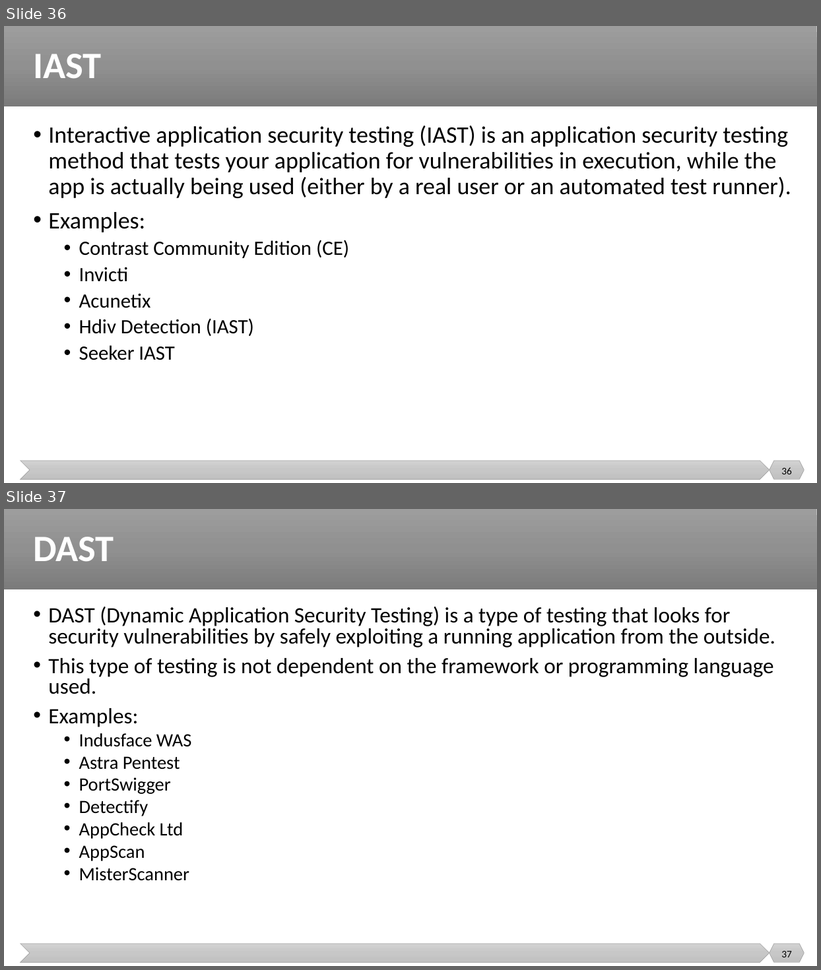
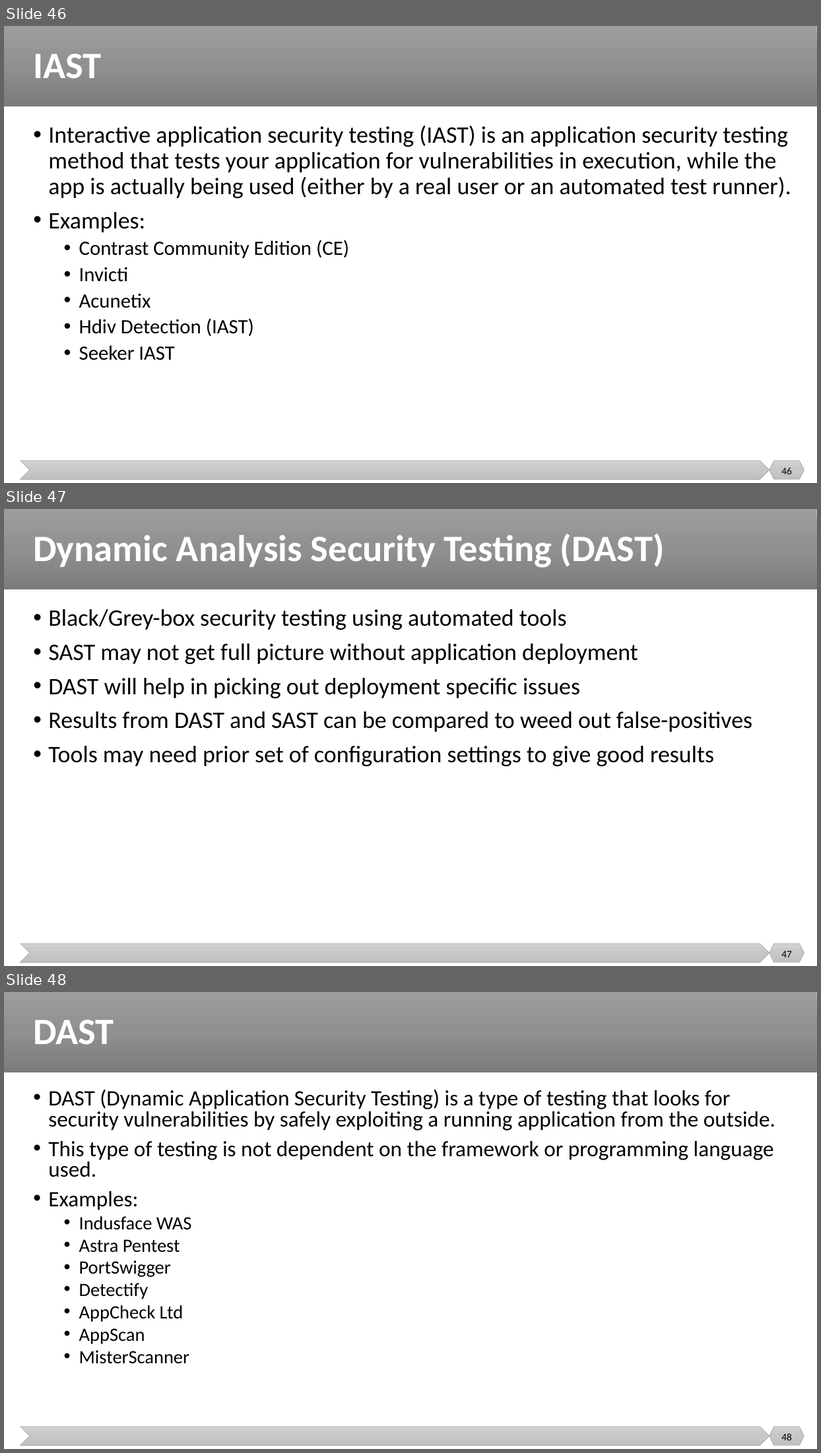
Before and after one commit to malenezi/malenezi, a slide deck: SE489/Lectures/9-DevSecOps/DevSecOps.pptx. Shown one above the other, each under a label of ours: slides 36 and 37 before the commit, slides 46, 47 and 48 after it. The pictures are 821x970 and 821x1453 pixels, drawn with LibreOffice and Linux fonts; fonts in the diff are those of the drawing. Boxes give left, top, right and bottom in pixels: in the first picture for what was removed or moved away, otherwise in the second. Text is boxed around its words. In the diff, an @@ line names an element or a change of style, - is before the commit and + after.

```diff
--- a/SE489/Lectures/9-DevSecOps/DevSecOps.pptx
+++ b/SE489/Lectures/9-DevSecOps/DevSecOps.pptx
@@ slide 47 added at bbox=[4, 509, 817, 966], background #FFFFFF; not listed: 3 template elements that a slide beside it also shows @@
@@ title added at bbox=[33, 533, 665, 568], 44 pt, text #FFFFFF, bold @@
+Dynamic Analysis Security Testing (DAST)
@@ text added at bbox=[48, 609, 752, 766], 28 pt, text #000000 @@
+• Black/Grey-box security testing using automated tools
+• SAST may not get full picture without application deployment
+• DAST will help in picking out deployment specific issues
+• Results from DAST and SAST can be compared to weed out false-positives
+• Tools may need prior set of configuration settings to give good results
@@ page number added at bbox=[781, 951, 792, 958], 12 pt, text #000000 @@
+47
@@ what was slide 36 is now slide 46 @@
@@ page number at bbox=[781, 468, 792, 475]: text changed @@
-36
+46
@@ what was slide 37 is now slide 48 @@
@@ page number at bbox=[781, 1434, 792, 1441]: text changed @@
-37
+48
```
Also in this commit, not shown: 1 slide changed, 21 other slides added, 1 slide removed.
